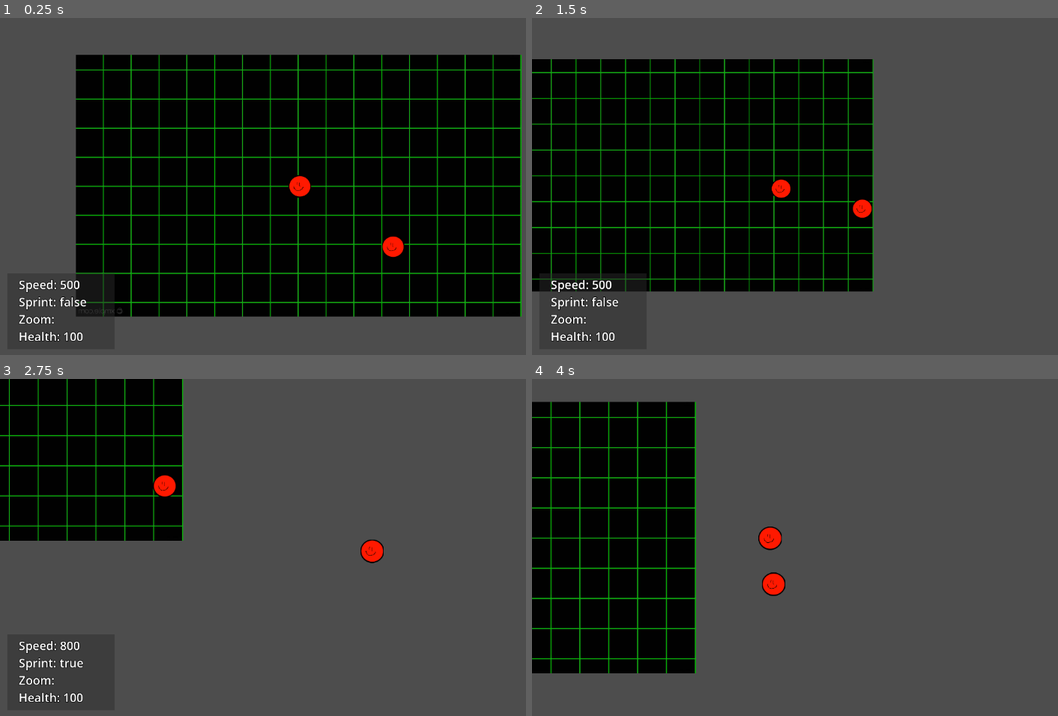
Above: before the commit, frames 1-4 (two rows, left to right).
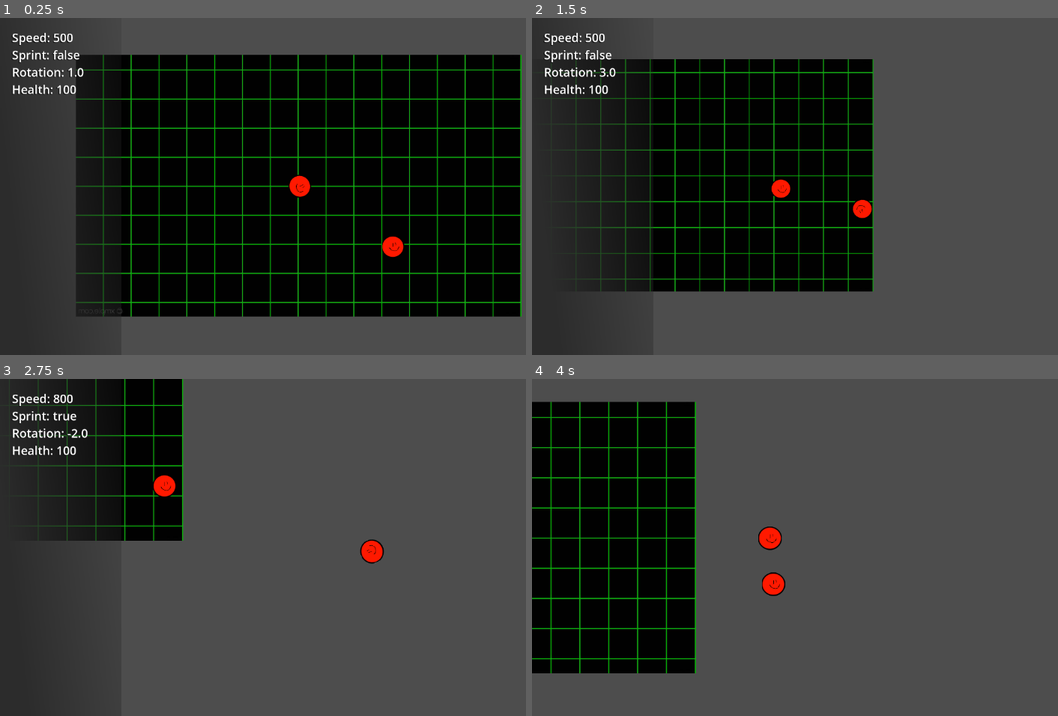
Above: after the commit, the same moments.

Repository: Beemp3-dev/top-down-game
Game: Godot game, scene res://Scenes/Game.tscn
Two runs of this game, one before a commit and one after it. Both use one fixed random seed, a clock stepped at 60 frames per second and the inputs below.
Inputs (mouse positions are in pixels of both pictures, inside the frame that each line leads up to):
- Up to frame 1 (0.25 s): no input
- Up to frame 2 (1.5 s): move the mouse to (963, 169) at 0.52 s; hold D (right) 0.53-1.28 s; hold Shift (sprint) 0.53-1.28 s; move the mouse to (710, 203) at 1.27 s; hold S (down) from 1.28 s (still down); tap Mouse wheel down (scroll down) at 1.35 s
- Up to frame 3 (2.75 s): tap Shift (sprint) at 1.55 s; move the mouse to (357, 473) at 2.02 s; release S (down) at 2.03 s; hold D (right) from 2.03 s (still down); hold Shift (sprint) from 2.03 s (still down); tap Mouse wheel up (scroll up) at 2.1 s
- Up to frame 4 (4 s): move the mouse to (800, 614) at 2.77 s; release D (right) at 2.78 s; release Shift (sprint) at 2.78 s; hold W (up) 2.78-3.53 s; tap Shift (sprint) at 2.85 s; move the mouse to (1010, 598) at 3.52 s; hold A (left) from 3.53 s (still down); hold Shift (sprint) from 3.53 s (still down); tap Tab (toggle info) at 3.6 s

The runs differ from the first frame. In frame 1, 8.7% of the frame differs, in the area x 0-77%, y 0-100%; in frame 2, 12%, in the area x 0-65%, y 0-100%; in frame 3, 10%; in frame 4, 0.1%.

Commit message:
improved the debug menu, added 8 way rotation snap,  fixed character facing away from the mouse

Diff:
--- /dev/null
+++ b/Code/debug/character info.gd
@@ -0,0 +1,9 @@
+extends Label
+var temp = 100
+@onready var label: Label = $"."
+func _process(_delta: float) -> void:
+	label.text = (
+	"Speed: " + str(Player.speed) + "
+	Sprint: " + str(Input.is_action_pressed("sprint")) + "
+	Rotation: " + str(Player.rotation) + "
+	Health: " + str(temp))
--- a/Code/info chart.gd
+++ b/Code/debug/info chart.gd
@@ -1,15 +1,8 @@
-extends Label
-var temp = 100
+extends CanvasLayer
+
 var toggleinfo = true
-@onready var label: Label = $"."
 
 func _process(_delta: float) -> void:
-	label.text = (
-	"Speed: " + str(Player.speed) + "
-	Sprint: " + str(Input.is_action_pressed("sprint")) + "
-	Zoom: " + "
-	Health: " + str(temp))
-
 	if Input.is_action_just_pressed("toggle info"):
 		if toggleinfo == false:
 			toggleinfo = true
--- a/Code/player.gd
+++ b/Code/player.gd
@@ -3,13 +3,16 @@
 var health
 var speed = 500
 var sprint = 300
-
 func _physics_process(_delta): #Movement
-
 	velocity = Vector2.ZERO
 	velocity.x = Input.get_action_strength("right") - Input.get_action_strength("left")
 	velocity.y = Input.get_action_strength("down") - Input.get_action_strength("up")
 	velocity = velocity.normalized() * speed
+
+	look_at(get_global_mouse_position())
+	rotation = snapped (rotation, 1)
+
+	# Looks at mouse, and snaps it
 
 	if Input.is_action_pressed("sprint"): #Sprint
 		speed = 500
--- a/Scenes/Game.tscn
+++ b/Scenes/Game.tscn
@@ -1,26 +1,9 @@
-[gd_scene load_steps=9 format=3 uid="uid://85exjavna63y"]
+[gd_scene load_steps=5 format=3 uid="uid://85exjavna63y"]
 
 [ext_resource type="Texture2D" uid="uid://1qcn1x1bukst" path="res://Assets/Background/grids-neon-green-aesthetic-0ssuffio4ucj9o0x.jpg" id="1_j5yw3"]
-[ext_resource type="Script" uid="uid://dqkgg1es1clrj" path="res://Code/info chart.gd" id="2_kldst"]
 [ext_resource type="PackedScene" uid="uid://blu4slftdvq8f" path="res://Scenes/player.tscn" id="3_b2bpf"]
+[ext_resource type="PackedScene" uid="uid://duxetafvuaxef" path="res://Scenes/debug.tscn" id="4_kldst"]
 [ext_resource type="PackedScene" uid="uid://tca4xbttj7e2" path="res://Scenes/enemy.tscn" id="6_7lihs"]
-
-[sub_resource type="SystemFont" id="SystemFont_kldst"]
-
-[sub_resource type="LabelSettings" id="LabelSettings_t88pq"]
-font = SubResource("SystemFont_kldst")
-font_size = 41
-outline_size = 7
-outline_color = Color(0, 0, 0, 1)
-shadow_size = 0
-
-[sub_resource type="Gradient" id="Gradient_t88pq"]
-offsets = PackedFloat32Array(0)
-colors = PackedColorArray(0.172833, 0.172833, 0.172833, 0.466667)
-
-[sub_resource type="GradientTexture2D" id="GradientTexture2D_r0x5m"]
-gradient = SubResource("Gradient_t88pq")
-fill_from = Vector2(0, 1)
 
 [node name="Node2D" type="Node2D"]
 
@@ -34,33 +17,4 @@
 [node name="Enemy" parent="." instance=ExtResource("6_7lihs")]
 position = Vector2(318, 206)
 
-[node name="CanvasLayer" type="CanvasLayer" parent="."]
-
-[node name="Label" type="Label" parent="CanvasLayer"]
-offset_left = 36.0
-offset_top = 497.0
-offset_right = 414.0
-offset_bottom = 751.0
-scale = Vector2(0.554303, 0.554303)
-mouse_default_cursor_shape = 2
-text = "Speed:
-Sprint:
-Zoom:
-Health:"
-label_settings = SubResource("LabelSettings_t88pq")
-script = ExtResource("2_kldst")
-
-[node name="TextureRect" type="TextureRect" parent="CanvasLayer/Label"]
-show_behind_parent = true
-layout_mode = 1
-anchors_preset = -1
-anchor_left = -0.000821472
-anchor_top = -0.000691331
-anchor_right = 0.282247
-anchor_bottom = 0.440254
-offset_left = -39.6895
-offset_top = -10.8244
-offset_right = 225.311
-offset_bottom = 140.176
-texture = SubResource("GradientTexture2D_r0x5m")
-metadata/_edit_use_anchors_ = true
+[node name="Debug" parent="." instance=ExtResource("4_kldst")]
--- /dev/null
+++ b/Scenes/debug.tscn
@@ -0,0 +1,58 @@
+[gd_scene load_steps=7 format=3 uid="uid://duxetafvuaxef"]
+
+[ext_resource type="Script" uid="uid://b4cgjrkmnmwms" path="res://Code/debug/info chart.gd" id="1_axs6p"]
+[ext_resource type="Script" uid="uid://dqkgg1es1clrj" path="res://Code/debug/character info.gd" id="2_5k3ys"]
+
+[sub_resource type="SystemFont" id="SystemFont_kldst"]
+subpixel_positioning = 0
+
+[sub_resource type="LabelSettings" id="LabelSettings_6fqrn"]
+font = SubResource("SystemFont_kldst")
+font_size = 41
+outline_color = Color(0, 0, 0, 1)
+shadow_color = Color(0.0605303, 0.0605303, 0.0605303, 1)
+shadow_offset = Vector2(-2.825, 2.62)
+
+[sub_resource type="Gradient" id="Gradient_t88pq"]
+colors = PackedColorArray(0.172549, 0.172549, 0.172549, 1, 0.172549, 0.172549, 0.172549, 0.188235)
+
+[sub_resource type="GradientTexture2D" id="GradientTexture2D_h47sb"]
+gradient = SubResource("Gradient_t88pq")
+use_hdr = true
+fill_from = Vector2(0, 0.334862)
+
+[node name="debug" type="Node2D"]
+
+[node name="debug layer" type="CanvasLayer" parent="."]
+script = ExtResource("1_axs6p")
+
+[node name="character" type="Label" parent="debug layer"]
+z_index = 1
+anchors_preset = -1
+anchor_right = 0.179431
+anchor_bottom = 1.0
+offset_left = 23.0
+offset_top = 22.0
+offset_right = 168.296
+offset_bottom = -372.0
+grow_vertical = 2
+scale = Vector2(0.554303, 0.554303)
+mouse_default_cursor_shape = 2
+text = "Speed:
+Sprint:
+Zoom:
+Health:"
+label_settings = SubResource("LabelSettings_6fqrn")
+script = ExtResource("2_5k3ys")
+metadata/_edit_use_anchors_ = true
+
+[node name="text box" type="TextureRect" parent="debug layer"]
+show_behind_parent = true
+anchors_preset = -1
+anchor_right = 0.202
+anchor_bottom = 1.0
+offset_right = 170.296
+offset_bottom = -211.0
+scale = Vector2(0.578606, 1.48353)
+texture = SubResource("GradientTexture2D_h47sb")
+metadata/_edit_use_anchors_ = true
--- a/Scenes/enemy.tscn
+++ b/Scenes/enemy.tscn
@@ -16,3 +16,4 @@
 
 [node name="Player_sprite" type="Sprite2D" parent="StaticBody2D"]
 texture = ExtResource("1_7k104")
+flip_h = true
--- a/Scenes/player.tscn
+++ b/Scenes/player.tscn
@@ -17,6 +17,7 @@
 
 [node name="Player_sprite" type="Sprite2D" parent="CharacterBody2D"]
 texture = ExtResource("2_hqtel")
+flip_h = true
 
 [node name="Camera2D" type="Camera2D" parent="CharacterBody2D"]
 zoom = Vector2(0.675, 0.675)
--- a/project.godot
+++ b/project.godot
@@ -18,7 +18,7 @@
 [autoload]
 
 Player="*res://Code/player.gd"
-InfoChart="*res://Code/info chart.gd"
+InfoChart="*res://Code/debug/character info.gd"
 
 [display]
 
Renamed: Code/info chart.gd.uid -> Code/debug/character info.gd.uid
Not shown, added: Code/debug/info chart.gd.uid
